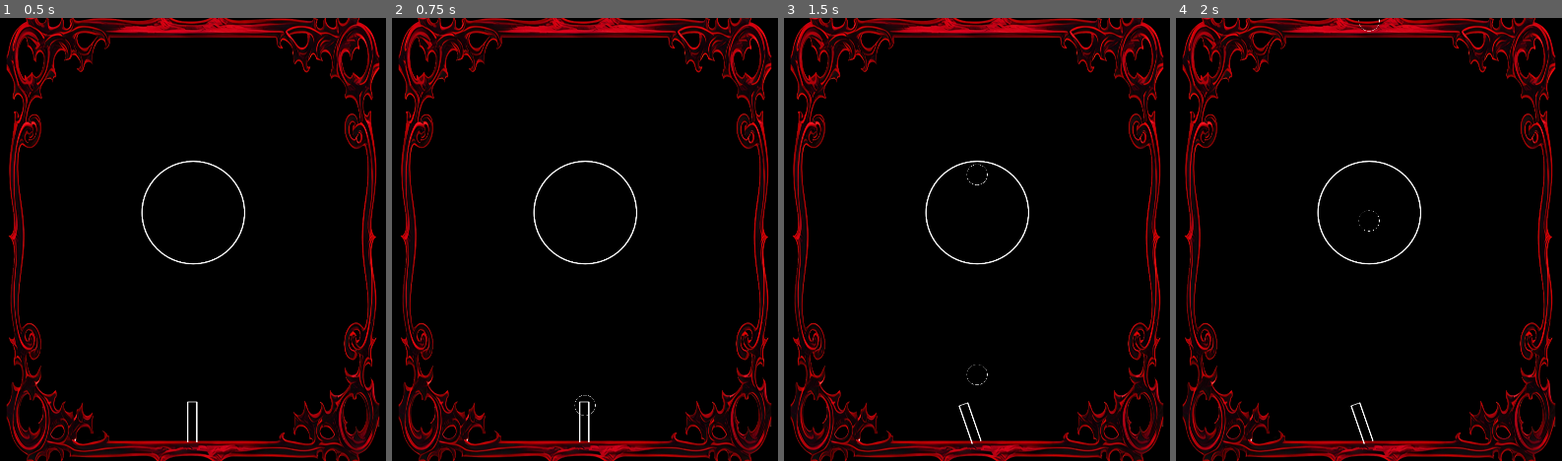
Above: before the commit, frames 1-4 (left to right).
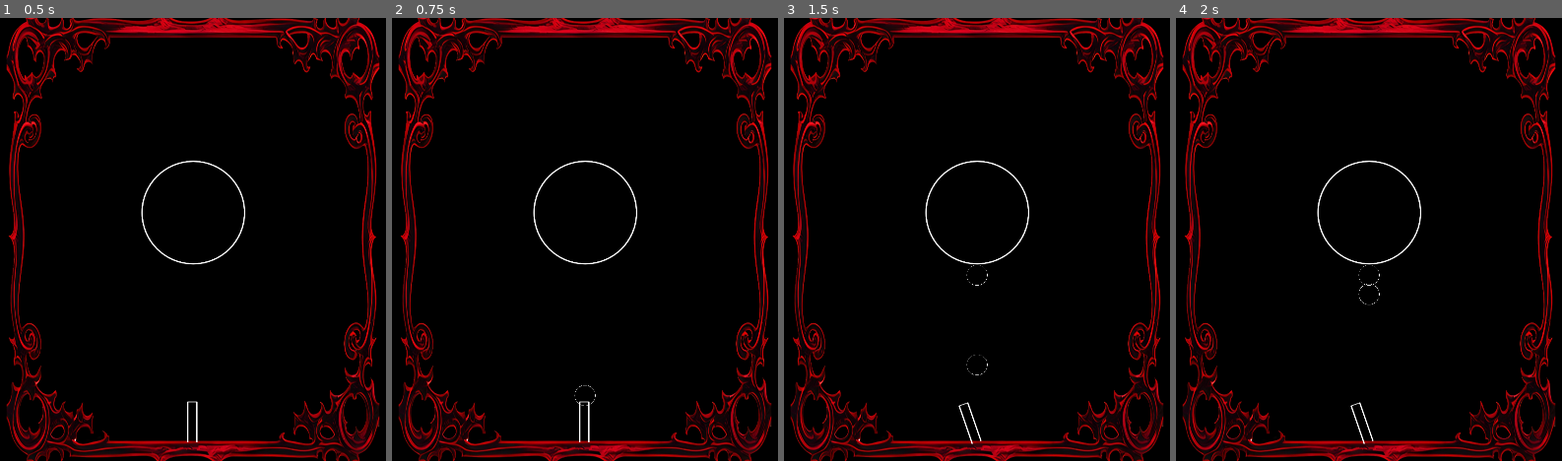
Above: after the commit, the same moments.

Repository: colton-o/bubblemancer
Game: Godot game, scene res://Levels/main.tscn
Same seed, same stepped clock (60 frames per second), same inputs: the game is played once before the commit and once after it.
Inputs (mouse positions are in pixels of both pictures, inside the frame that each line leads up to):
- Up to frame 1 (0.5 s): no input
- Up to frame 2 (0.75 s): tap Enter at 0.5 s; move the mouse to (758, 217) at 0.52 s; click (758, 217) at 0.6 s
- Up to frame 3 (1.5 s): tap Space at 1.25 s; move the mouse to (818, 261) at 1.27 s; tap A (x_rot_neg) at 1.35 s
- Up to frame 4 (2 s): no input

Frame 1 is identical in both runs. In frame 2, less than 0.1% of the frame differs, in the area x 47-53%, y 82-90%; in frame 3, less than 0.1%, in the area x 47-53%, y 32-83%; in frame 4, less than 0.1%.

Commit message:
basic gameplay set

Diff:
--- a/Levels/main.tscn
+++ b/Levels/main.tscn
@@ -6,11 +6,52 @@
 [ext_resource type="Script" path="res://Scripts/gun.gd" id="3_txmbr"]
 [ext_resource type="PackedScene" uid="uid://c4feeix6dhioc" path="res://Objects/Orb.tscn" id="4_40082"]
 
+[sub_resource type="CircleShape2D" id="CircleShape2D_183uq"]
+radius = 128.867
+
+[sub_resource type="WorldBoundaryShape2D" id="WorldBoundaryShape2D_cudwi"]
+normal = Vector2(1, 0)
+
 [node name="Root" type="Node2D"]
+
+[node name="Orb_Level" type="StaticBody2D" parent="."]
+position = Vector2(0, -65.335)
+collision_layer = 3
+
+[node name="Sprite2D" type="Sprite2D" parent="Orb_Level"]
+texture = ExtResource("3_ln1rf")
+
+[node name="CollisionShape2D" type="CollisionShape2D" parent="Orb_Level"]
+shape = SubResource("CircleShape2D_183uq")
 
 [node name="Border" type="Sprite2D" parent="."]
 scale = Vector2(0.236458, 0.439062)
 texture = ExtResource("1_bjvi8")
+
+[node name="walls" type="StaticBody2D" parent="Border"]
+
+[node name="CollisionShape2D" type="CollisionShape2D" parent="Border/walls"]
+position = Vector2(-1700, 0)
+scale = Vector2(3.9, 3.9)
+shape = SubResource("WorldBoundaryShape2D_cudwi")
+
+[node name="CollisionShape2D2" type="CollisionShape2D" parent="Border/walls"]
+position = Vector2(1700, 0)
+rotation = -3.14159
+scale = Vector2(3.9, 3.9)
+shape = SubResource("WorldBoundaryShape2D_cudwi")
+
+[node name="CollisionShape2D3" type="CollisionShape2D" parent="Border/walls"]
+position = Vector2(0, -1111)
+rotation = 1.5708
+scale = Vector2(3.9, 3.9)
+shape = SubResource("WorldBoundaryShape2D_cudwi")
+
+[node name="CollisionShape2D4" type="CollisionShape2D" parent="Border/walls"]
+position = Vector2(0, 1111)
+rotation = -1.5708
+scale = Vector2(3.9, 3.9)
+shape = SubResource("WorldBoundaryShape2D_cudwi")
 
 [node name="Camera2D" type="Camera2D" parent="."]
 
@@ -21,7 +62,3 @@
 offset = Vector2(6.185, -123.8)
 script = ExtResource("3_txmbr")
 ORB = ExtResource("4_40082")
-
-[node name="Orb" type="Sprite2D" parent="."]
-position = Vector2(0, -65.335)
-texture = ExtResource("3_ln1rf")
--- a/Objects/Orb.tscn
+++ b/Objects/Orb.tscn
@@ -6,15 +6,16 @@
 [sub_resource type="CircleShape2D" id="CircleShape2D_4xb85"]
 radius = 23.3452
 
-[node name="Orb" type="Node2D"]
-
-[node name="Area2D" type="Area2D" parent="."]
+[node name="Orb" type="CharacterBody2D"]
+disable_mode = 1
+collision_layer = 3
+slide_on_ceiling = false
 script = ExtResource("2_ibo17")
 speed = 750
 
-[node name="Sprite2D" type="Sprite2D" parent="Area2D"]
+[node name="Sprite2D" type="Sprite2D" parent="."]
 scale = Vector2(0.2, 0.2)
 texture = ExtResource("1_pfrku")
 
-[node name="CollisionShape2D" type="CollisionShape2D" parent="Area2D"]
+[node name="CollisionShape2D" type="CollisionShape2D" parent="."]
 shape = SubResource("CircleShape2D_4xb85")
--- a/Objects/orb.gd
+++ b/Objects/orb.gd
@@ -1,11 +1,28 @@
-extends Node2D
-@export var speed = 200
+extends CharacterBody2D
+@export var speed = 0
+var active = true
+var collision
 
 # Called when the node enters the scene tree for the first time.
 func _ready() -> void:
-	pass # Replace with function body.
+	velocity = Vector2(0, -1*speed).rotated(rotation)
 
 
-# Called every frame. 'delta' is the elapsed time since the previous frame.
-func _process(delta: float) -> void:
-	position.y -= speed * delta
+
+
+
+func _physics_process(delta: float) -> void:
+	if active:
+		collision = move_and_collide(velocity*delta)
+	else:
+		collision = null
+	if(collision):
+		var colName = collision.get_collider().name
+		print(colName)
+		if colName == "walls":
+			velocity = velocity.bounce(collision.get_normal())
+			print("wall")
+		else:
+			velocity = Vector2.ZERO
+			process_mode = 4
+			active = false
Not shown: 1 places in Levels/main.tscn that only renumber resources
